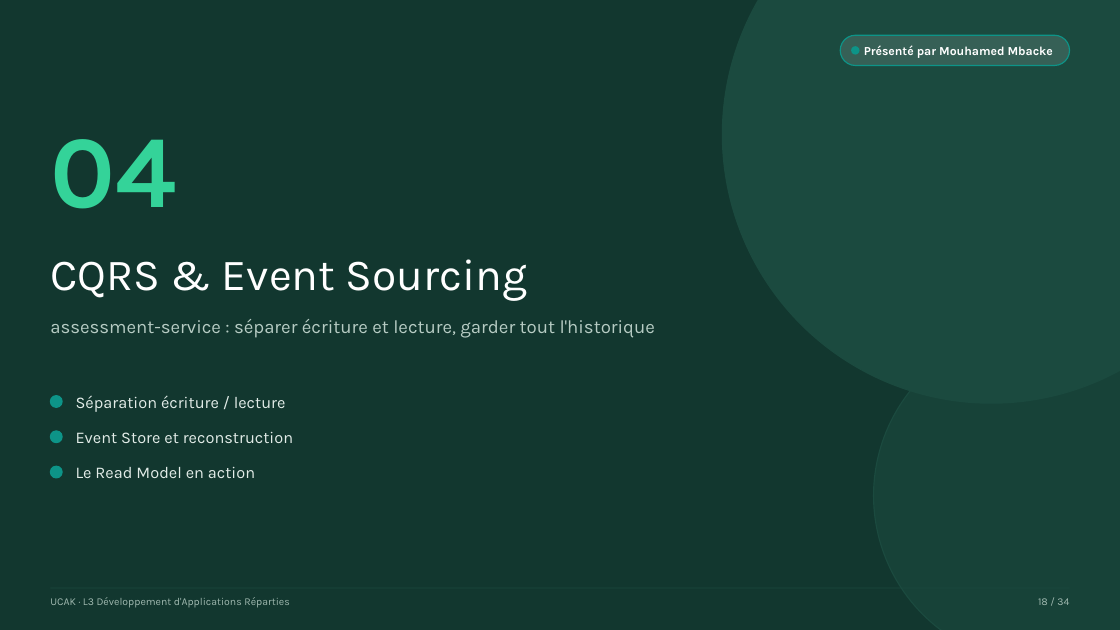
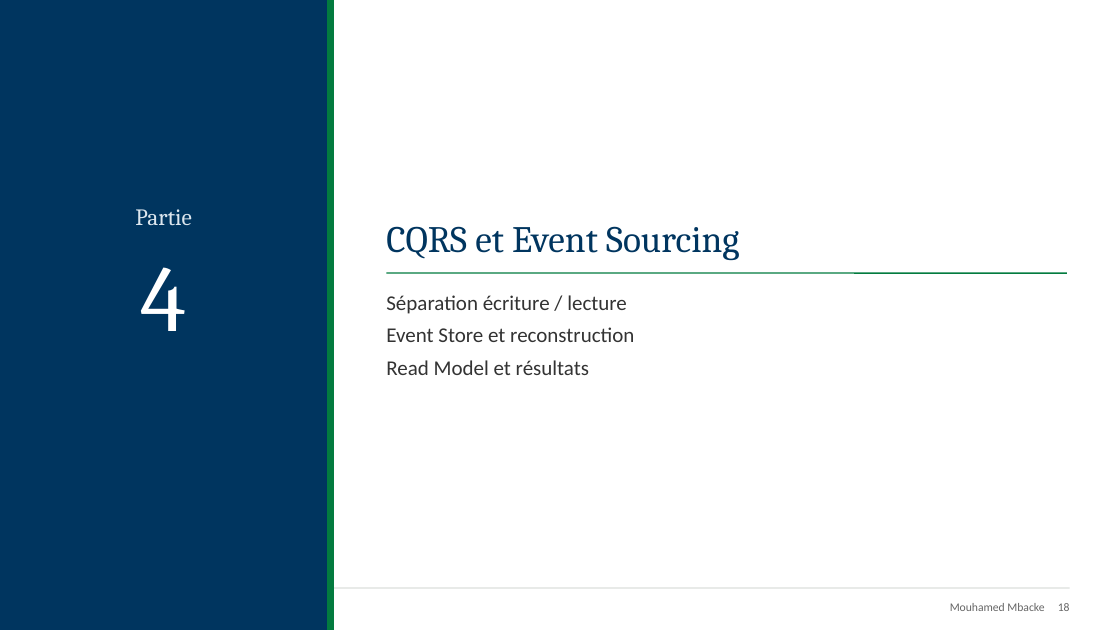
Before and after one commit to makhtar2/tp-microservices-evaluations, a slide deck: slide 18 of presentation/Soutenance-Plateforme-Evaluations.pptx. Drawn at 1120x630 pixels with LibreOffice and Linux fonts; fonts in the diff are those of the drawing. Boxes give left, top, right and bottom in pixels: in the first picture for what was removed or moved away, otherwise in the second. Text is boxed around its words. In the diff, an @@ line names an element or a change of style, - is before the commit and + after.

Commit message:
docs(presentation): nouveau design aux couleurs de l'UCAK, avec logo
Support plus sobre et page de garde classique. L'ancien modèle reste
disponible dans presentation/ancien-modele/.

```diff
--- a/presentation/Soutenance-Plateforme-Evaluations.pptx
+++ b/presentation/Soutenance-Plateforme-Evaluations.pptx
@@ background #12372F to #FFFFFF @@
@@ rectangle added at <box>0,0,328,630</box>, fill #00355F, outline #00355F 1 pt @@
@@ rectangle added at <box>328,0,334,630</box>, fill #037B3F, outline #037B3F 1 pt @@
@@ ellipse removed at <box>723,0,1120,403</box> @@
@@ rounded rectangle removed at <box>840,35,1070,66</box> @@
@@ ellipse removed at <box>851,46,860,55</box> @@
@@ text removed at <box>864,45,1053,58</box> @@
-Présenté par Mouhamed Mbacke
@@ text removed at <box>50,139,176,209</box> @@
-04
@@ text "CQRS et Event Sourcing" at <box>386,226,739,261</box>: vertical alignment middle to bottom @@
@@ text added at <box>135,209,192,226</box>, 20 pt, text #DCE6EE @@
+Partie
@@ text at <box>386,226,739,261</box>: text changed; size 38 to 32 pt; font Karla to Cambria; text colour #FFFFFF to #00355F @@
-CQRS & Event Sourcing
+CQRS et Event Sourcing
@@ text added at <box>141,267,187,331</box>, 80 pt, text #FFFFFF @@
+4
@@ text at <box>386,295,627,314</box>: paragraph added @@
+Séparation écriture / lecture
@@ text "Séparation écriture / lecture": place and size @@
-text "Séparation écriture / lecture" at <box>76,432,293,443</box>
+text "Séparation écriture / lecture" at <box>386,295,634,375</box>
@@ text "Séparation écriture / lecture" at <box>386,295,634,375</box>: vertical alignment middle to top @@
@@ line added from (386, 273) to (1067, 273), #037B3F 1.25 pt @@
@@ text removed at <box>50,319,655,338</box> @@
-assessment-service : séparer écriture et lecture, garder tout l'historique
@@ text at <box>386,327,634,342</box>: size 14 to 18 pt, font Karla to Calibri, text colour #E2ECE8 to #333333 in "Event Store et reconstruction"; more space between paragraphs @@
@@ ellipse removed at <box>874,328,1120,630</box> @@
@@ text at <box>386,360,589,375</box>: paragraph added @@
+Read Model et résultats
@@ ellipse removed at <box>50,396,62,408</box> @@
@@ text removed at <box>76,395,286,412</box> @@
-Séparation écriture / lecture
@@ ellipse removed at <box>50,431,62,443</box> @@
@@ ellipse removed at <box>50,466,62,478</box> @@
@@ text removed at <box>76,467,255,478</box> @@
-Le Read Model en action
@@ line (50, 588) - (1070, 588): stroke #1B4A3F 0.75 pt to #BFC4C0 0.5 pt @@
@@ text removed at <box>50,597,290,608</box> @@
-UCAK · L3 Développement d'Applications Réparties
@@ text removed at <box>1038,598,1069,605</box> @@
-18 / 34
@@ text added at <box>950,603,1070,611</box>, 10 pt, text #666666 @@
+Mouhamed Mbacke 18
```
Also in this commit, not shown: 31 other slides changed, 2 slides added, 2 slides removed, 14 other files.
